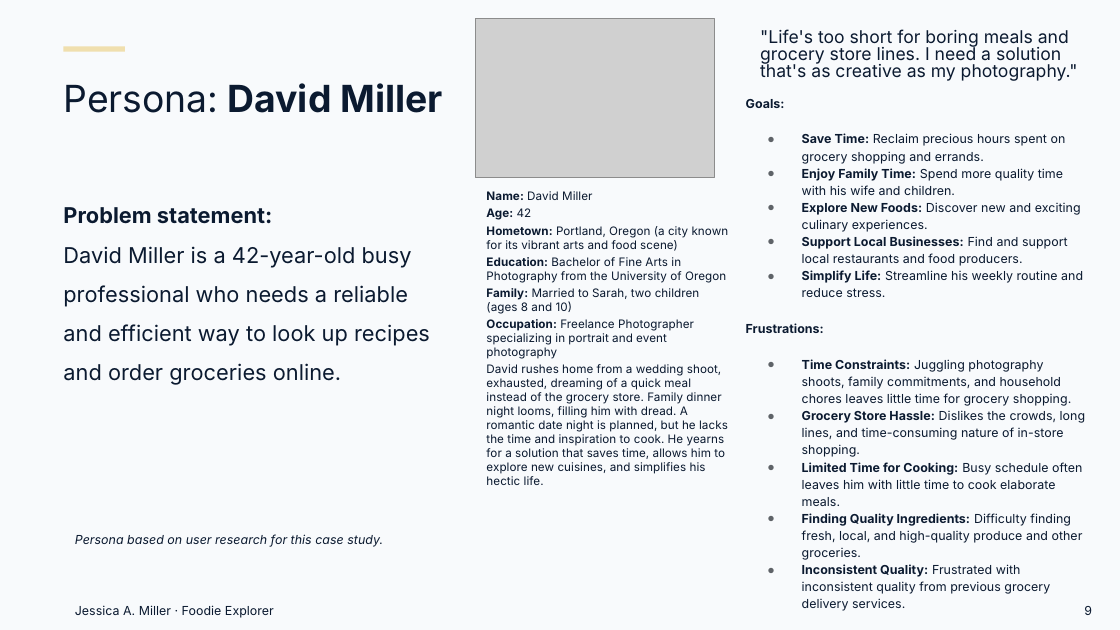
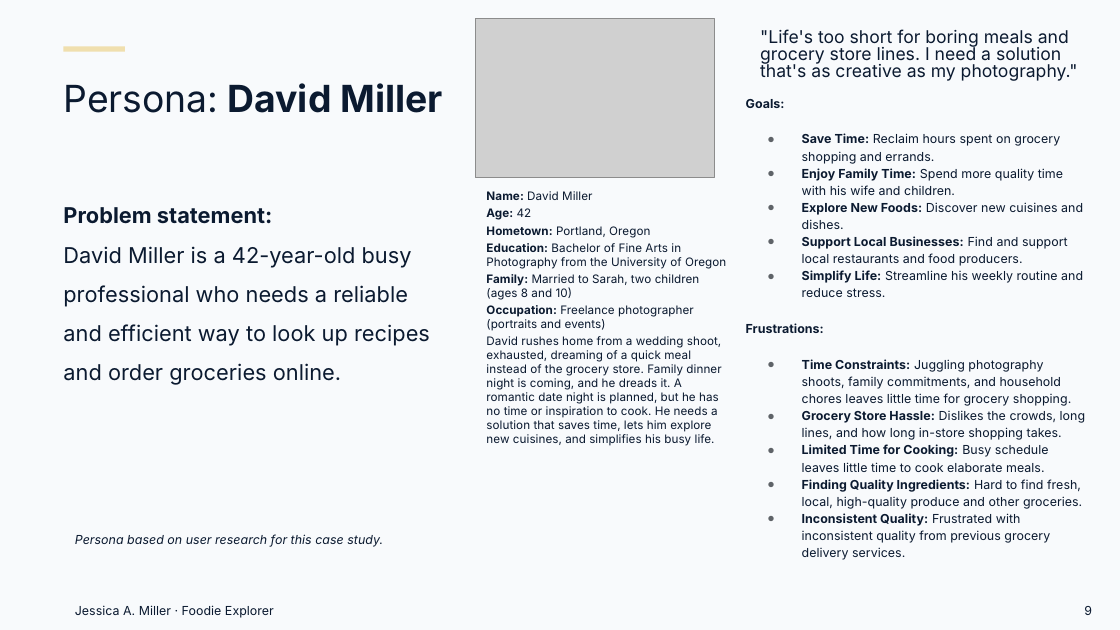
Before and after one commit to Millrjess/millrjess.github.io, a slide deck: slide 9 of assets/presentations/Foodie_Explorer_Case_Study_Professional.pptx. Drawn at 1120x630 pixels with LibreOffice and Linux fonts; fonts in the diff are those of the drawing; grey boxes stand for pictures. Boxes give left, top, right and bottom in pixels: in the first picture for what was removed or moved away, otherwise in the second. Text is boxed around its words. In the diff, an @@ line names an element or a change of style, - is before the commit and + after.

Commit message:
Foodie Explorer full case study: content edit for clarity and conciseness (81 text changes)

```diff
--- a/assets/presentations/Foodie_Explorer_Case_Study_Professional.pptx
+++ b/assets/presentations/Foodie_Explorer_Case_Study_Professional.pptx
@@ text at (802, 133, 1060, 164): text changed @@
-● Save Time: Reclaim precious hours spent on grocery shopping and errands.
+● Save Time: Reclaim hours spent on grocery shopping and errands.
@@ text at (802, 202, 1083, 229): text changed @@
-● Explore New Foods: Discover new and exciting culinary experiences.
+● Explore New Foods: Discover new cuisines and dishes.
@@ text at (486, 226, 650, 238): text changed @@
-Hometown: Portland, Oregon (a city known for its vibrant arts and food scene)
+Hometown: Portland, Oregon
@@ text at (486, 305, 721, 446): text changed @@
-Occupation: Freelance Photographer specializing in portrait and event photography
-David rushes home from a wedding shoot, exhausted, dreaming of a quick meal instead of the grocery store. Family dinner night looms, filling him with dread. A romantic date night is planned, but he lacks the time and inspiration to cook. He yearns for a solution that saves time, allows him to explore new cuisines, and simplifies his hectic life.
+Occupation: Freelance photographer (portraits and events)
+David rushes home from a wedding shoot, exhausted, dreaming of a quick meal instead of the grocery store. Family dinner night is coming, and he dreads it. A romantic date night is planned, but he has no time or inspiration to cook. He needs a solution that saves time, lets him explore new cuisines, and simplifies his busy life.
@@ text at (802, 410, 1086, 509): text changed @@
-● Grocery Store Hassle: Dislikes the crowds, long lines, and time-consuming nature of in-store shopping.
-● Limited Time for Cooking: Busy schedule often leaves him with little time to cook elaborate meals.
-● Finding Quality Ingredients: Difficulty finding fresh, local, and high-quality produce and other groceries.
+● Grocery Store Hassle: Dislikes the crowds, long lines, and how long in-store shopping takes.
+● Limited Time for Cooking: Busy schedule leaves little time to cook elaborate meals.
+● Finding Quality Ingredients: Hard to find fresh, local, high-quality produce and other groceries.
```
Also in this commit, not shown: 19 other slides changed, 1 other file.
